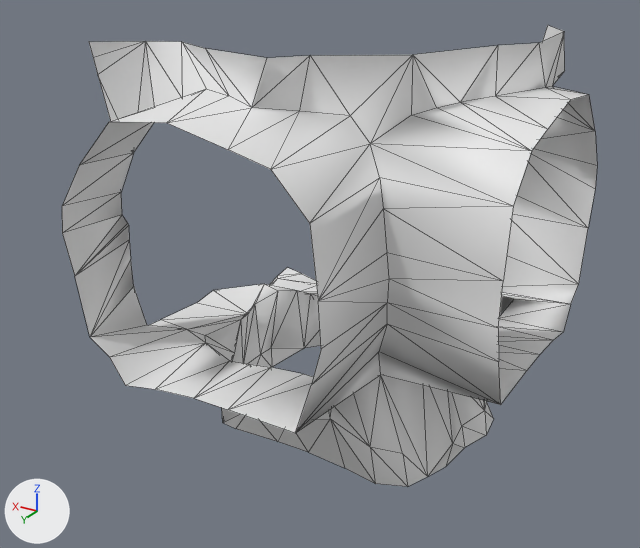
The glTF model Rogue-Robots/Assets/Models/ModularBlocks/CornerFloor1Replacer7_Col.gltf as it was, and as the next commit left it.
One viewpoint serves both versions: a 50 mm lens placed at (-5.16, 9.18, 6.57), pointed at (0.27, 0.13, 2.05). Every picture has the same lights, and +X, +Y and +Z are marked at lower left. Mesh edges are drawn as thin lines. Vertices at the same position are counted once.

The older version as bpy lines, for what is in view:
```python
me_scene_025 = bpy.data.meshes.new('Scene.025')
me_scene_025.from_pydata(...)  # 212 vertices, 312 faces; spans x -2.5..2.5, y -2.5..2.5, z 0.0..5.0
ob_cornerfloor1replacer7_col = bpy.data.objects.new('CornerFloor1Replacer7_Col', me_scene_025)
ob_cornerfloor1replacer7_col.location = (0.0, 0.0, 0.0)
```
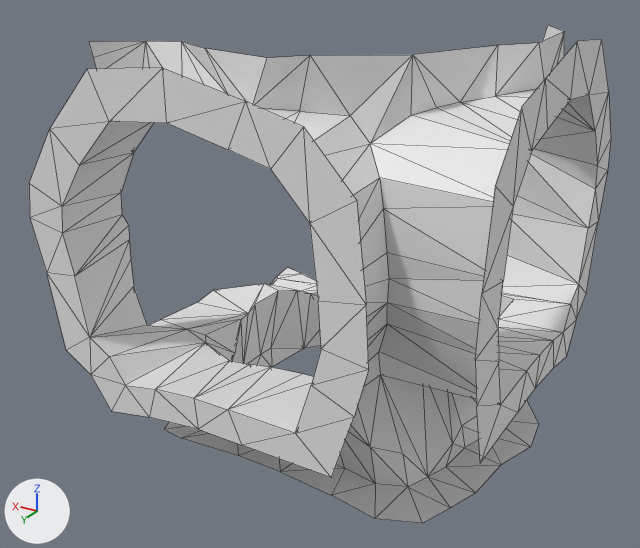
Boxes (x1, y1, x2, y2) around the edits, measured in the pictures (640 x 548 px):
'CornerFloor1Replacer7_Col', reshaped (9% wider, 8% taller): before (62, 25, 597, 486); after (29, 25, 611, 523)
part 1 of me_scene_025, built on: before (75, 216, 129, 276); after (29, 39, 611, 523)

What the commit changed:
me_scene_025 is used by ob_cornerfloor1replacer7_col; location (0.0, 0.0, 0.0).
me_scene_025 had 212 vertices, 312 faces and spanned x -2.5..2.5, y -2.5..2.5, z 0.0..5.0.
me_scene_025 now has 272 vertices, 433 faces and spans x -2.51..2.81, y -2.89..2.5, z 0.0..5.1.
me_scene_025 part 1: 2 vertices removed from x 2.5, y -0.86..1.22, z 0.89..2.67; 62 vertices added at x -2.51..2.81, y -2.89..2.5, z 0.0..5.1.
me_scene_025 part 2: the surface is now shaded flat.
